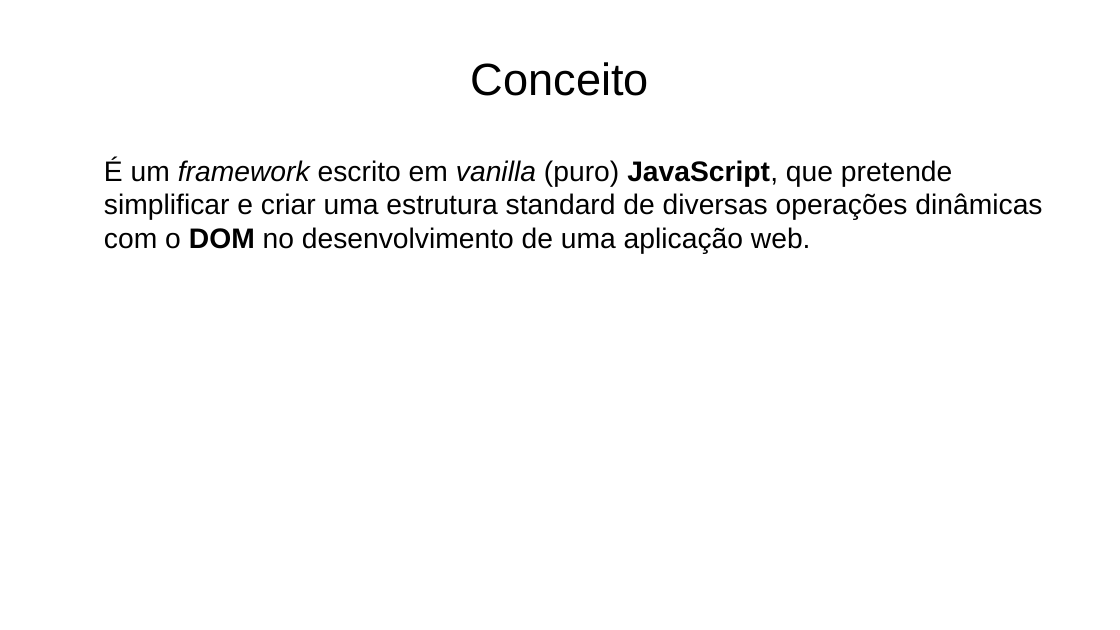
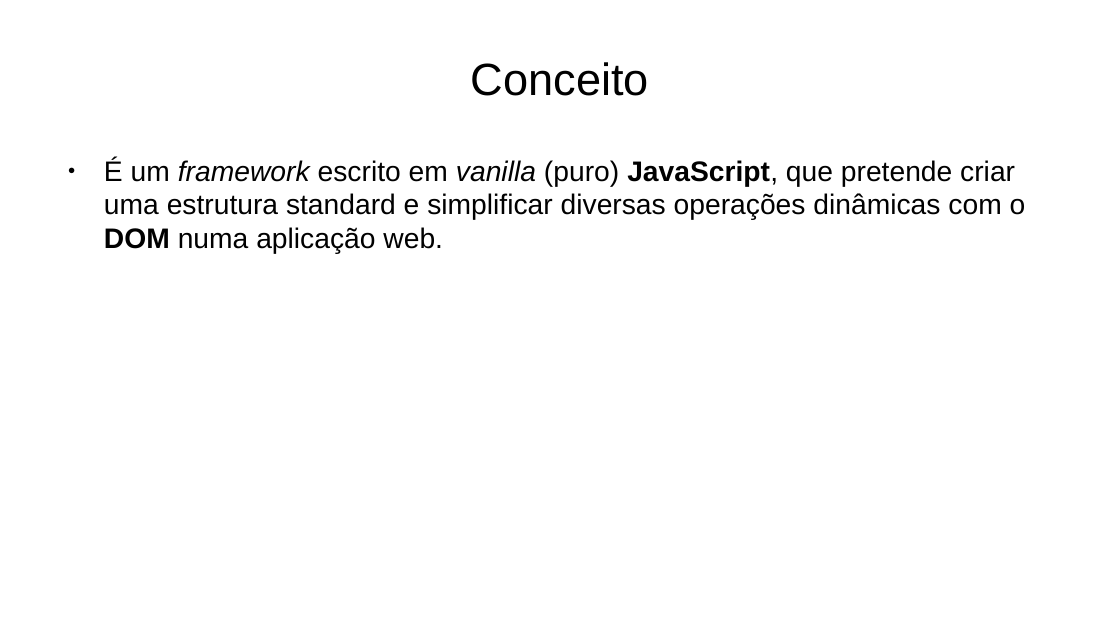
Before and after one commit to joao-neves95/js.web.components, a slide deck: slide 3 of ____docs/js.web.components_presentation_pt.odp. Drawn at 1120x630 pixels with LibreOffice and Linux fonts; fonts in the diff are those of the drawing. Boxes give left, top, right and bottom in pixels: in the first picture for what was removed or moved away, otherwise in the second. Text is boxed around its words. In the diff, an @@ line names an element or a change of style, - is before the commit and + after.

```diff
--- a/____docs/js.web.components_presentation_pt.odp
+++ b/____docs/js.web.components_presentation_pt.odp
@@ text at [104, 158, 1026, 254]: text changed @@
-É um framework escrito em vanilla (puro) JavaScript, que pretende simplificar e criar uma estrutura standard de diversas operações dinâmicas com o DOM no desenvolvimento de uma aplicação web.
+● É um framework escrito em vanilla (puro) JavaScript, que pretende criar uma estrutura standard e simplificar diversas operações dinâmicas com o DOM numa aplicação web.
```
Also in this commit, not shown: 7 other slides changed, 1 slide added, 1 other file.
